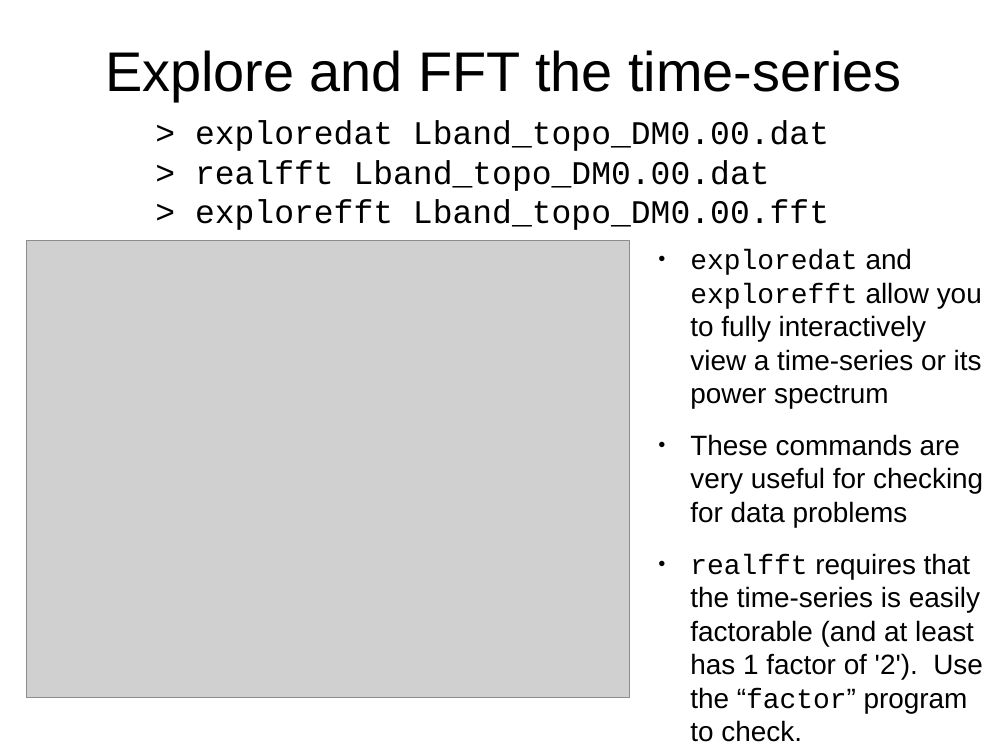
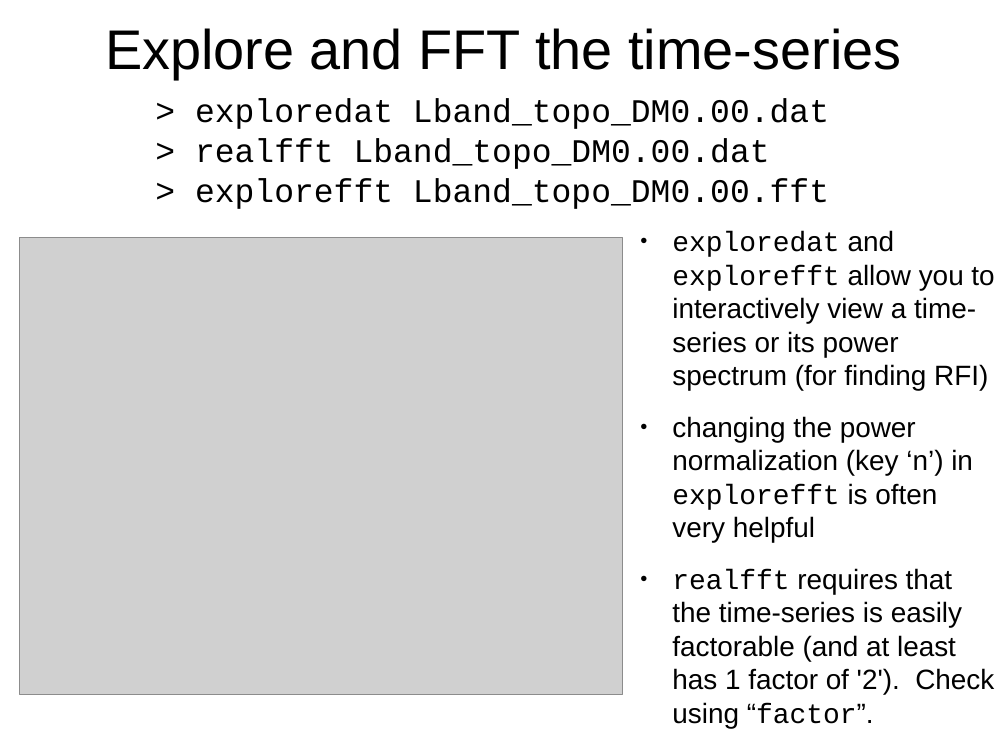
Before and after one commit to scottransom/presto, a slide deck: slide 11 of docs/PRESTO_search_tutorial.odp. Drawn at 1008x756 pixels with LibreOffice and Linux fonts; fonts in the diff are those of the drawing; grey boxes stand for pictures. Boxes give left, top, right and bottom in pixels: in the first picture for what was removed or moved away, otherwise in the second. Text is boxed around its words. In the diff, an @@ line names an element or a change of style, - is before the commit and + after.

```diff
--- a/docs/PRESTO_search_tutorial.odp
+++ b/docs/PRESTO_search_tutorial.odp
@@ title "Explore and FFT the time-series": place and size @@
-title "Explore and FFT the time-series" at (105,50,901,101)
+title "Explore and FFT the time-series" at (105,28,901,79)
@@ text "> exploredat Lband_topo_DM0.00.dat": place and size @@
-text "> exploredat Lband_topo_DM0.00.dat" at (195,120,829,230)
+text "> exploredat Lband_topo_DM0.00.dat" at (195,98,829,209)
@@ picture: place and size @@
-picture at (27,241,630,698)
+picture at (19,237,623,694)
@@ text at (672,230,994,695): text changed @@
-● exploredat and explorefft allow you to fully interactively view a time-series or its power spectrum
-● These commands are very useful for checking for data problems
-● realfft requires that the time-series is easily factorable (and at least has 1 factor of '2'). Use the “factor” program to check.
+● exploredat and explorefft allow you to interactively view a time-series or its power spectrum (for finding RFI)
+● changing the power normalization (key ‘n’) in explorefft is often very helpful
+● realfft requires that the time-series is easily factorable (and at least has 1 factor of '2'). Check using “factor”.
```
Also in this commit, not shown: 13 other slides changed, 2 slides added, 1 slide removed, 1 other file.
